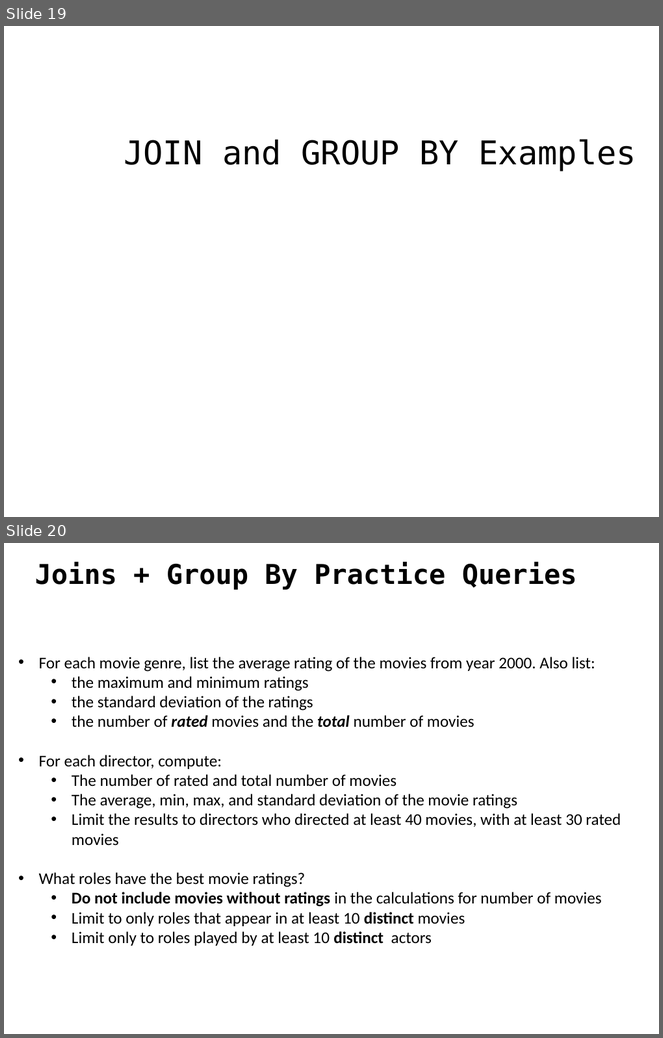
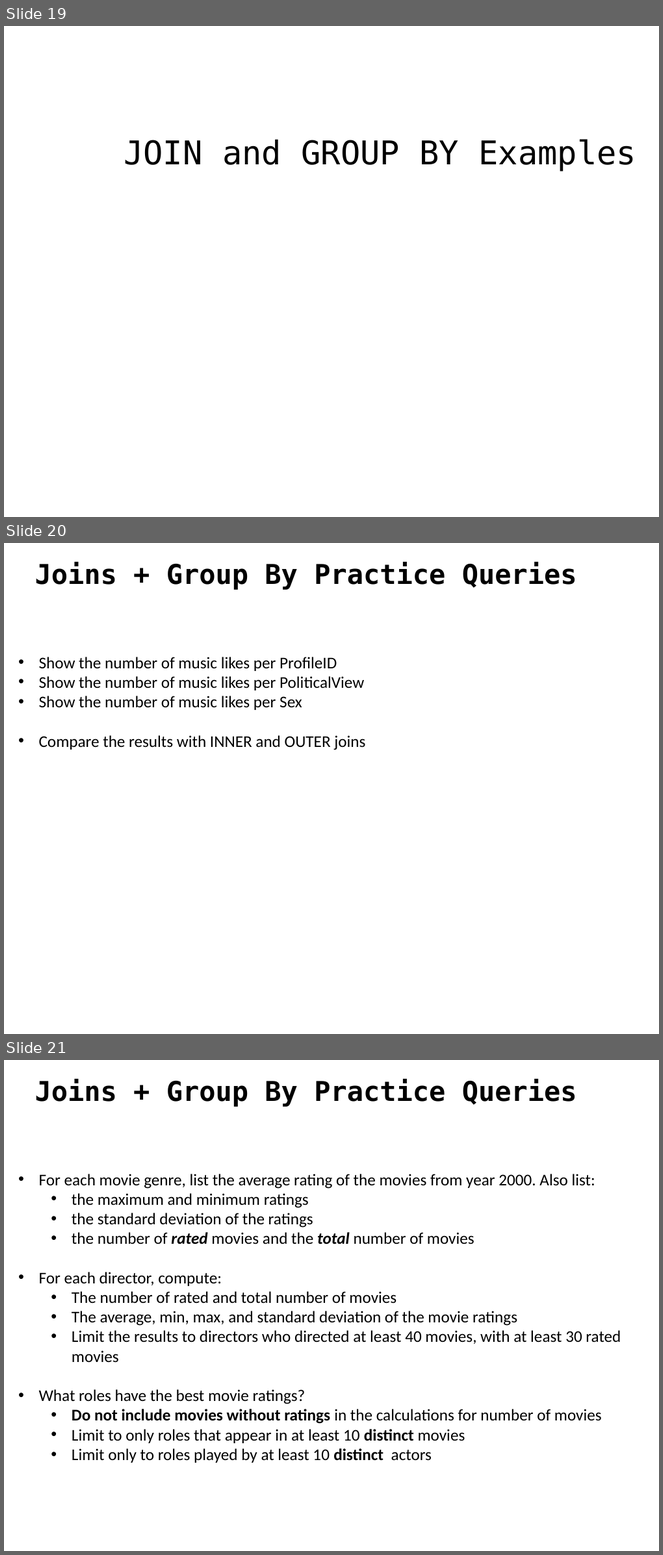
Before and after one commit to ipeirotis/introduction-to-databases, a slide deck: session5/D-SQL_Aggregation_Queries.pptx. Shown one above the other, each under a label of ours: slides 19 and 20 before the commit, slides 19, 20 and 21 after it. The pictures are 663x1038 and 663x1555 pixels, drawn with LibreOffice and Linux fonts; fonts in the diff are those of the drawing. Boxes give left, top, right and bottom in pixels: in the first picture for what was removed or moved away, otherwise in the second. Text is boxed around its words. In the diff, an @@ line names an element or a change of style, - is before the commit and + after.

```diff
--- a/session5/D-SQL_Aggregation_Queries.pptx
+++ b/session5/D-SQL_Aggregation_Queries.pptx
@@ slide 20 added at [4,543,659,1034], background #FFFFFF @@
@@ text added at [35,562,577,590], 30 pt, text #000000, bold @@
+Joins + Group By Practice Queries
@@ text added at [39,657,365,750], 18 pt, text #000000 @@
+• Show the number of music likes per ProfileID
+• Show the number of music likes per PoliticalView
+• Show the number of music likes per Sex
+• Compare the results with INNER and OUTER joins
@@ what was slide 20 is now slide 21 @@
```
